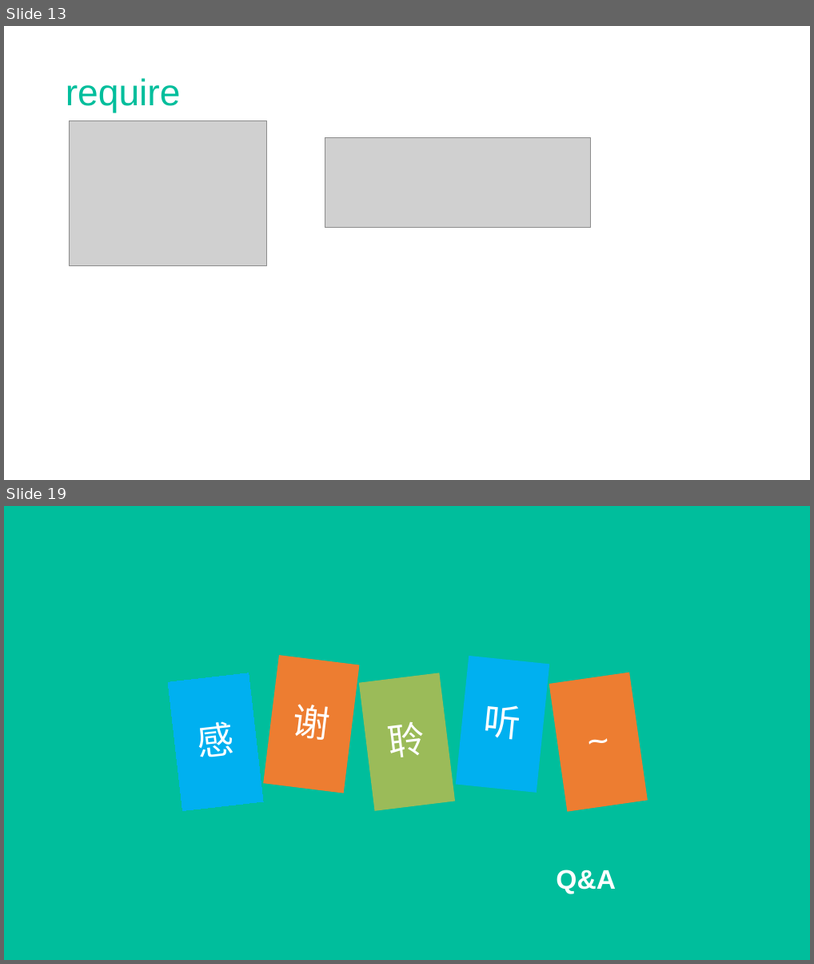
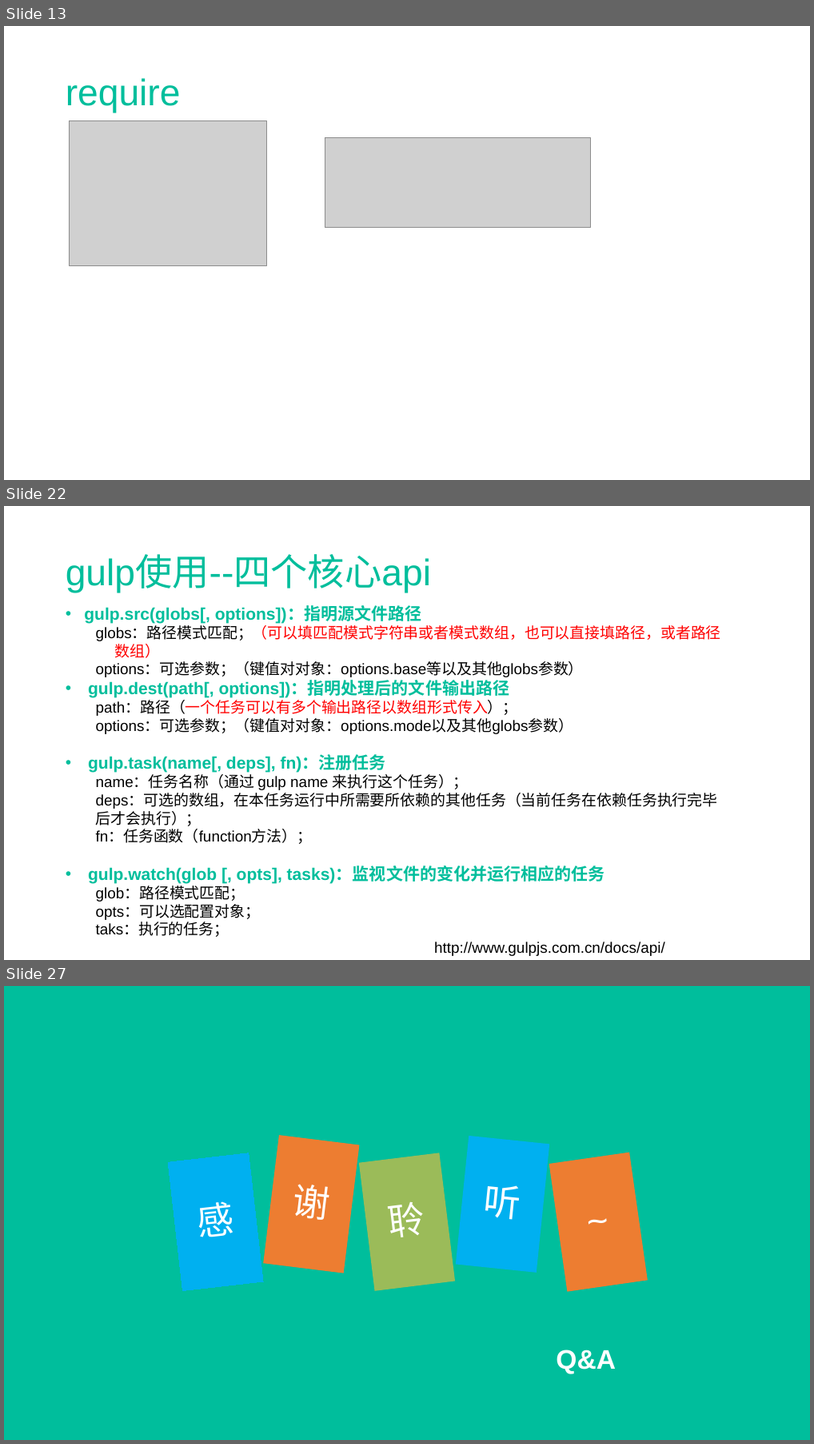
Before and after one commit to SiberianMark/travels, a slide deck: gulptest/nodejs.pptx. Shown one above the other, each under a label of ours: slides 13 and 19 before the commit, slides 13, 22 and 27 after it; the slides between them are not shown. The pictures are 814x964 and 814x1444 pixels, drawn with LibreOffice and Linux fonts; fonts in the diff are those of the drawing; grey boxes stand for pictures. Boxes give left, top, right and bottom in pixels: in the first picture for what was removed or moved away, otherwise in the second. Text is boxed around its words. In the diff, an @@ line names an element or a change of style, - is before the commit and + after.

```diff
--- a/gulptest/nodejs.pptx
+++ b/gulptest/nodejs.pptx
@@ slide 22 added at box(4, 506, 810, 960), background #FFFFFF @@
@@ text added at box(66, 556, 431, 593), 44 pt, text #00BE9C @@
+gulp使用--四个核心api
@@ text added at box(84, 606, 722, 936), 18 pt, text #000000 @@
+• gulp.src(globs[, options])：指明源文件路径
+  globs：路径模式匹配；（可以填匹配模式字符串或者模式数组，也可以直接填路径，或者路径数组）
+  options：可选参数；（键值对对象：options.base等以及其他globs参数）
+• gulp.dest(path[, options])：指明处理后的文件输出路径
+  path：路径（一个任务可以有多个输出路径以数组形式传入）；
+  options：可选参数；（键值对对象：options.mode以及其他globs参数）
+• gulp.task(name[, deps], fn)：注册任务
+  name：任务名称（通过 gulp name 来执行这个任务）；
+  deps：可选的数组，在本任务运行中所需要所依赖的其他任务（当前任务在依赖任务执行完毕后才会执行）；
+  fn：任务函数（function方法）；
+• gulp.watch(glob [, opts], tasks)：监视文件的变化并运行相应的任务
+  glob：路径模式匹配；
+  opts：可以选配置对象；
+  taks：执行的任务；
@@ text added at box(434, 941, 666, 956), 18 pt, text #000000 @@
+http://www.gulpjs.com.cn/docs/api/
@@ what was slide 19 is now slide 27 @@
```
Also in this commit, not shown: 10 slides changed, 10 other slides added, 6 other files.
